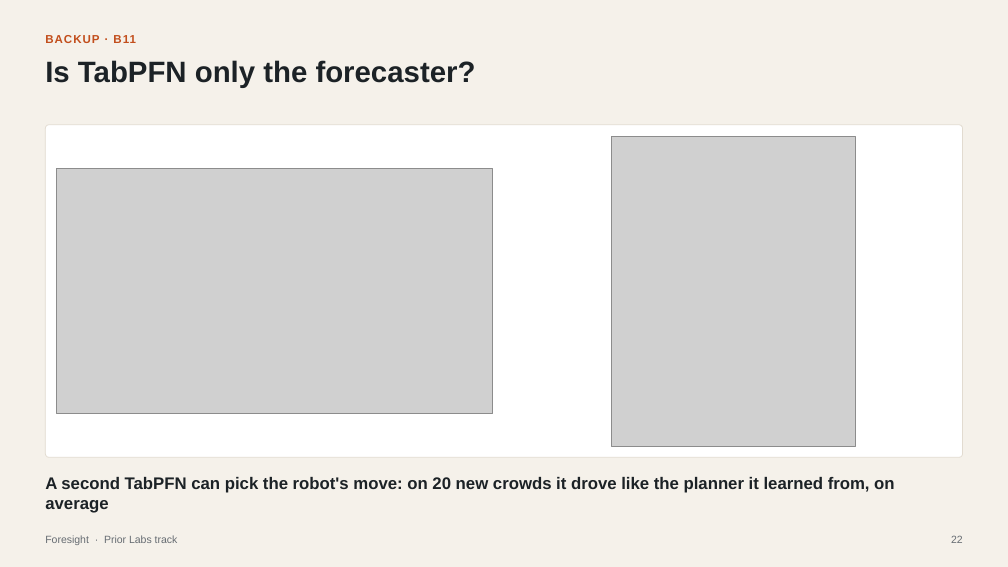
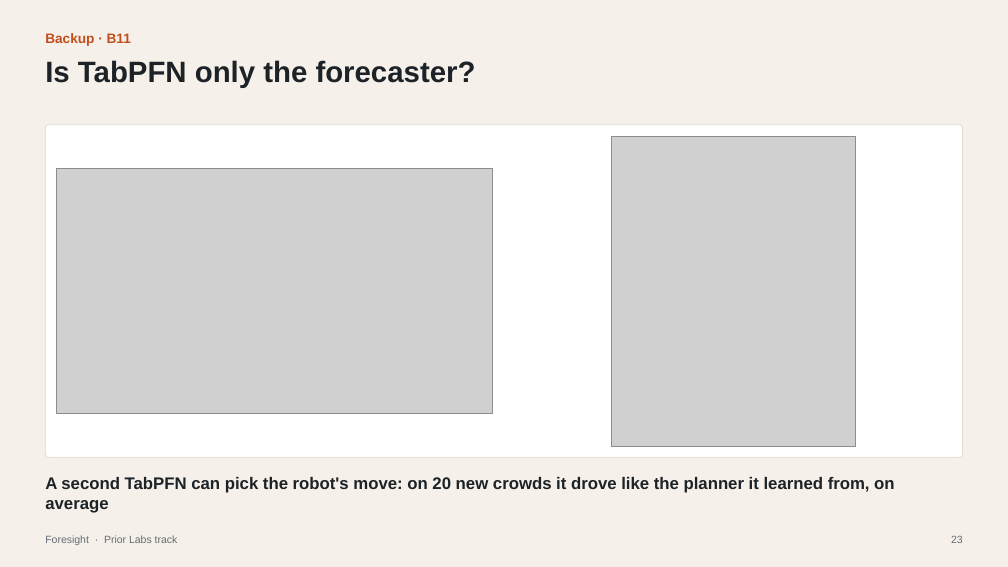
Before and after one commit to shiinalight/Foresight, a slide deck: slide 23 of deck/Foresight_finalist_static.pptx (slide 22 before the commit). Drawn at 1008x567 pixels with LibreOffice and Linux fonts; fonts in the diff are those of the drawing; grey boxes stand for pictures. Boxes give left, top, right and bottom in pixels: in the first picture for what was removed or moved away, otherwise in the second. Text is boxed around its words. In the diff, an @@ line names an element or a change of style, - is before the commit and + after.

```diff
--- a/deck/Foresight_finalist_static.pptx
+++ b/deck/Foresight_finalist_static.pptx
@@ text at [45,33,131,46]: text changed; size 11 to 13 pt @@
-BACKUP · B11
+Backup · B11
```
Also in this commit, not shown: 21 other slides changed, 1 slide added, 11 other files.
